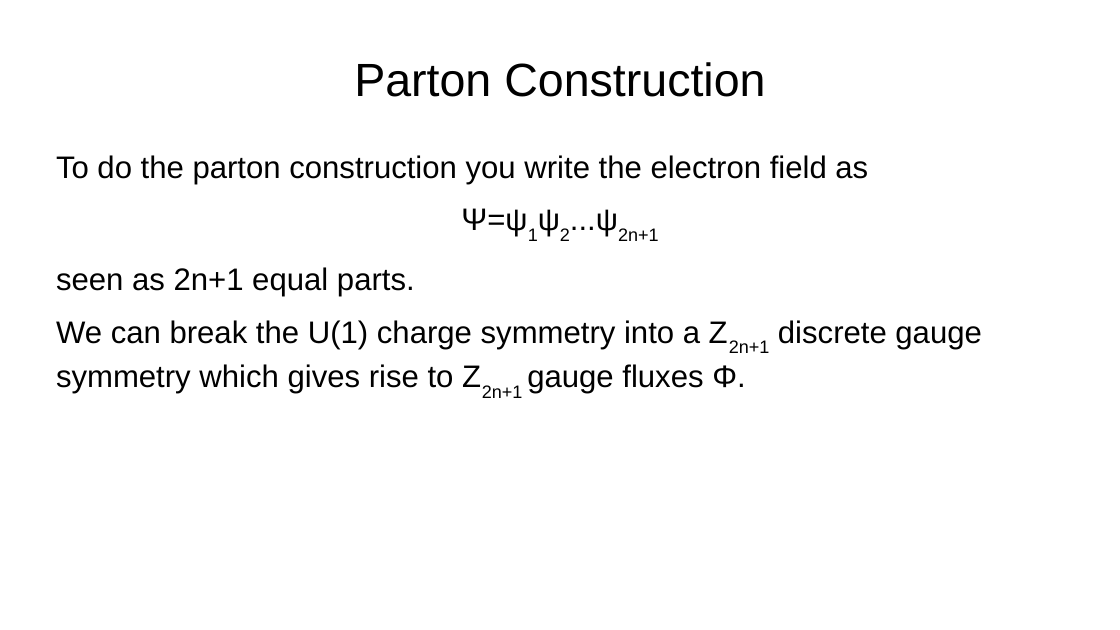
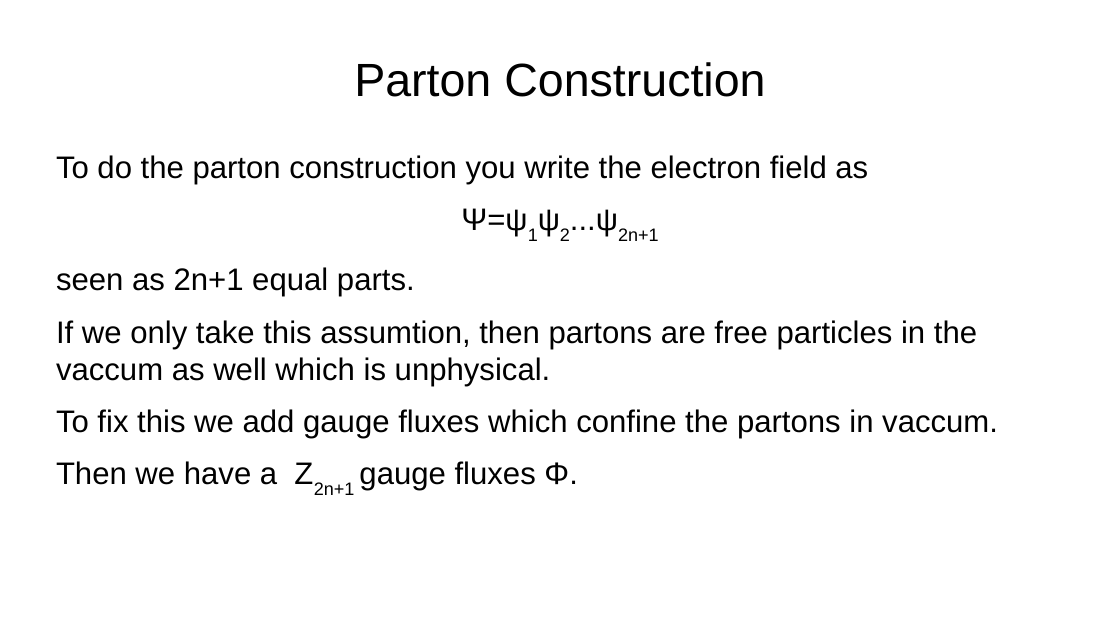
Before and after one commit to asirota12/Thesis, a slide deck: slide 22 of ThesisDefense.odp (slide 18 before the commit). Drawn at 1120x630 pixels with LibreOffice and Linux fonts; fonts in the diff are those of the drawing. Boxes give left, top, right and bottom in pixels: in the first picture for what was removed or moved away, otherwise in the second. Text is boxed around its words. In the diff, an @@ line names an element or a change of style, - is before the commit and + after.

```diff
--- a/ThesisDefense.odp
+++ b/ThesisDefense.odp
@@ text at (x1=56, y1=320, x2=998, y2=495): text changed @@
-We can break the U(1) charge symmetry into a Z2n+1 discrete gauge symmetry which gives rise to Z2n+1 gauge fluxes Φ.
+If we only take this assumtion, then partons are free particles in the vaccum as well which is unphysical.
+To fix this we add gauge fluxes which confine the partons in vaccum.
+Then we have a Z2n+1 gauge fluxes Φ.
```
Also in this commit, not shown: 9 other slides changed, 11 slides added, 6 slides removed, 1 other file.
